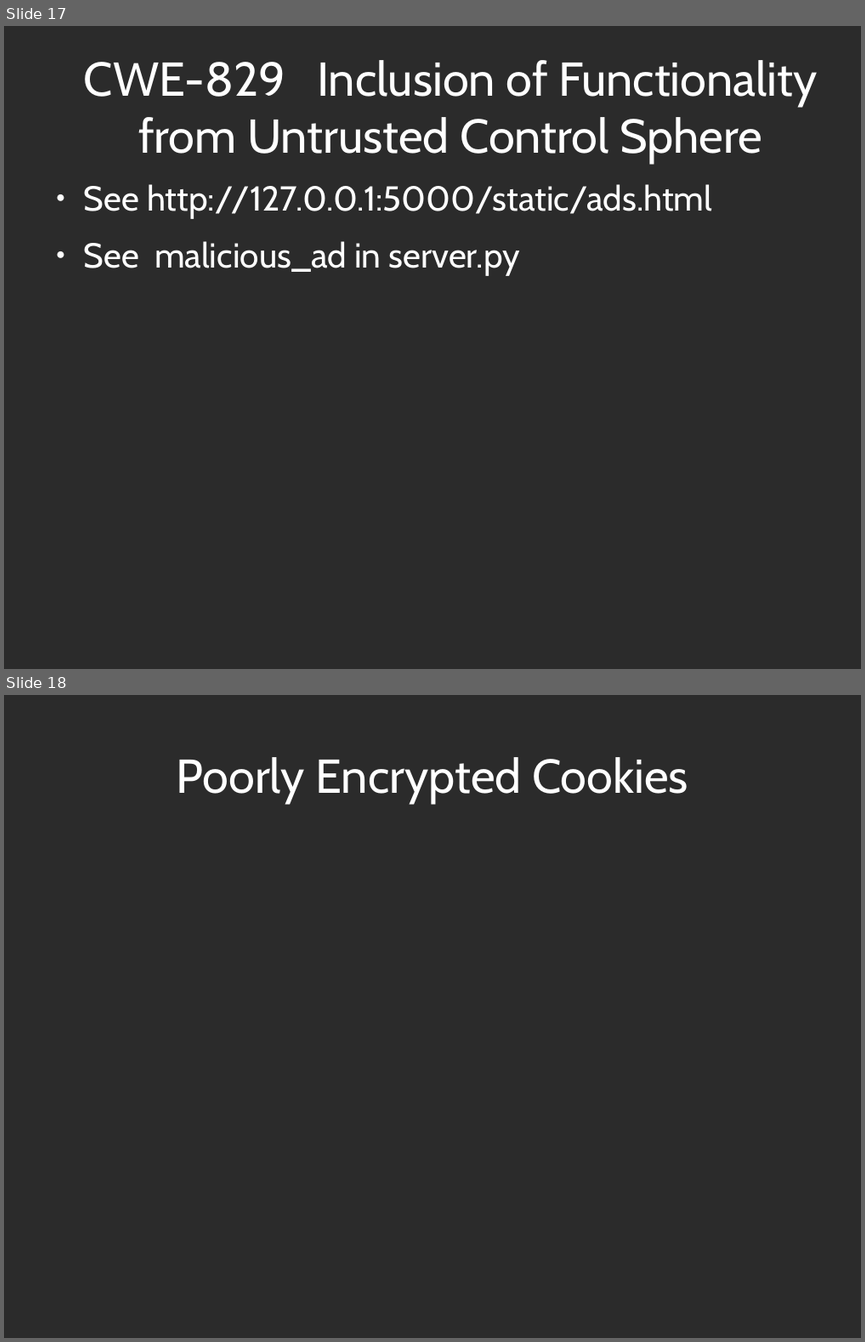
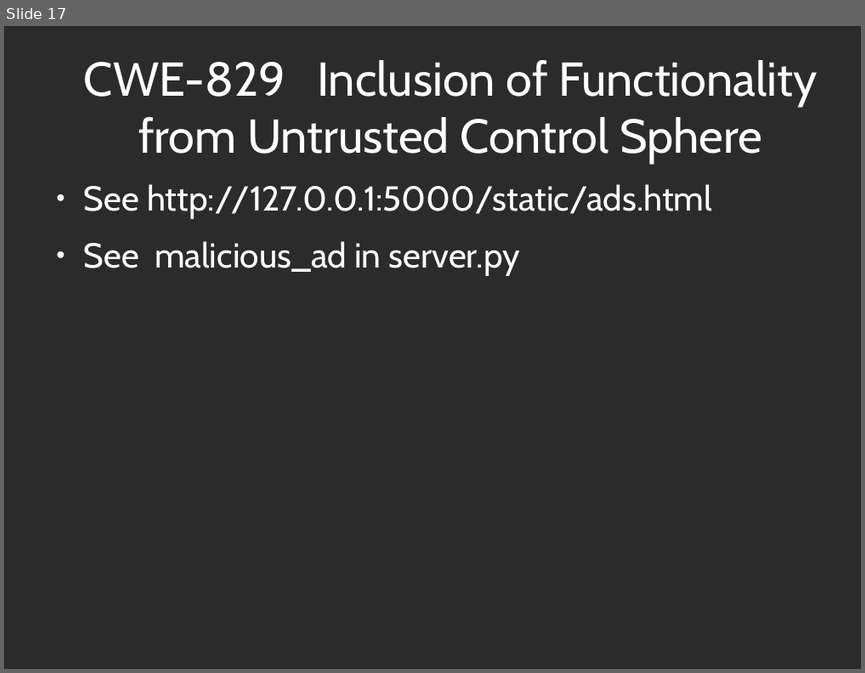
Before and after one commit to abramhindle/CMPUT404-Web-Security, a slide deck: 11-Security.odp. Shown one above the other, each under a label of ours: slides 17 and 18 before the commit, slide 17 after it. The pictures are 865x1342 and 865x673 pixels, drawn with LibreOffice and Linux fonts; fonts in the diff are those of the drawing; background and template pictures are left out; a plain dark background stands for a picture behind light text. Boxes give left, top, right and bottom in pixels: in the first picture for what was removed or moved away, otherwise in the second. Text is boxed around its words. In the diff, an @@ line names an element or a change of style, - is before the commit and + after.

```diff
--- a/11-Security.odp
+++ b/11-Security.odp
@@ slide 18 removed at [4,695,861,1338], background picture (left out) @@
@@ title removed at [176,757,688,804] @@
-Poorly Encrypted Cookies
```
Also in this commit, not shown: 16 slides added, 4 other slides removed, 4 other files.
